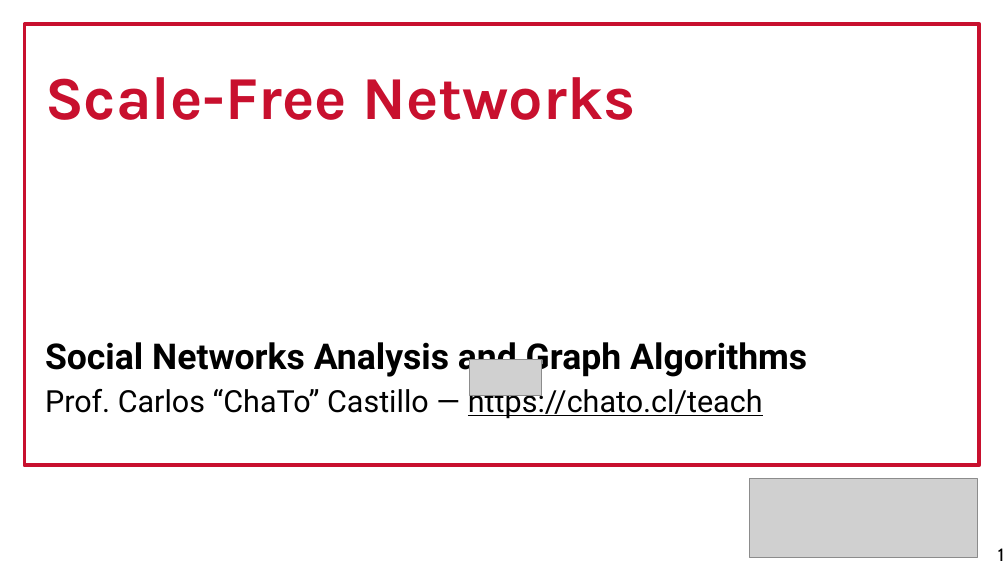
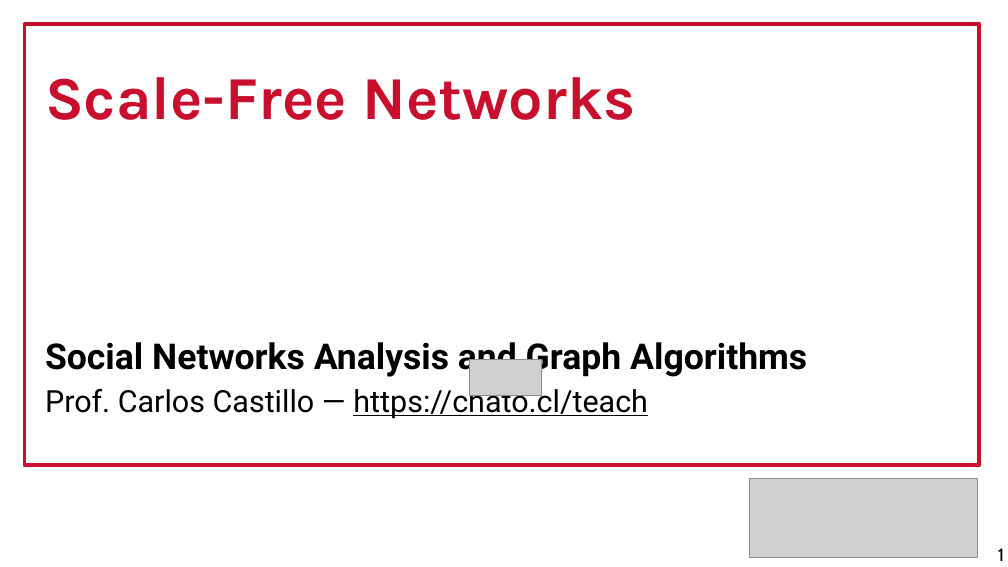
Before and after one commit to chatox/networks-science-course, a slide deck: slide 1 of theory/odp/tt13-scale_free_networks.odp. Drawn at 1008x567 pixels with LibreOffice and Linux fonts; fonts in the diff are those of the drawing; grey boxes stand for pictures. Boxes give left, top, right and bottom in pixels: in the first picture for what was removed or moved away, otherwise in the second. Text is boxed around its words. In the diff, an @@ line names an element or a change of style, - is before the commit and + after.

```diff
--- a/theory/odp/tt13-scale_free_networks.odp
+++ b/theory/odp/tt13-scale_free_networks.odp
@@ text at box(45, 385, 648, 419): text changed @@
-Prof. Carlos “ChaTo” Castillo — https://chato.cl/teach
+Prof. Carlos Castillo — https://chato.cl/teach
```
Also in this commit, not shown: 4 other slides changed, 40 other files.
